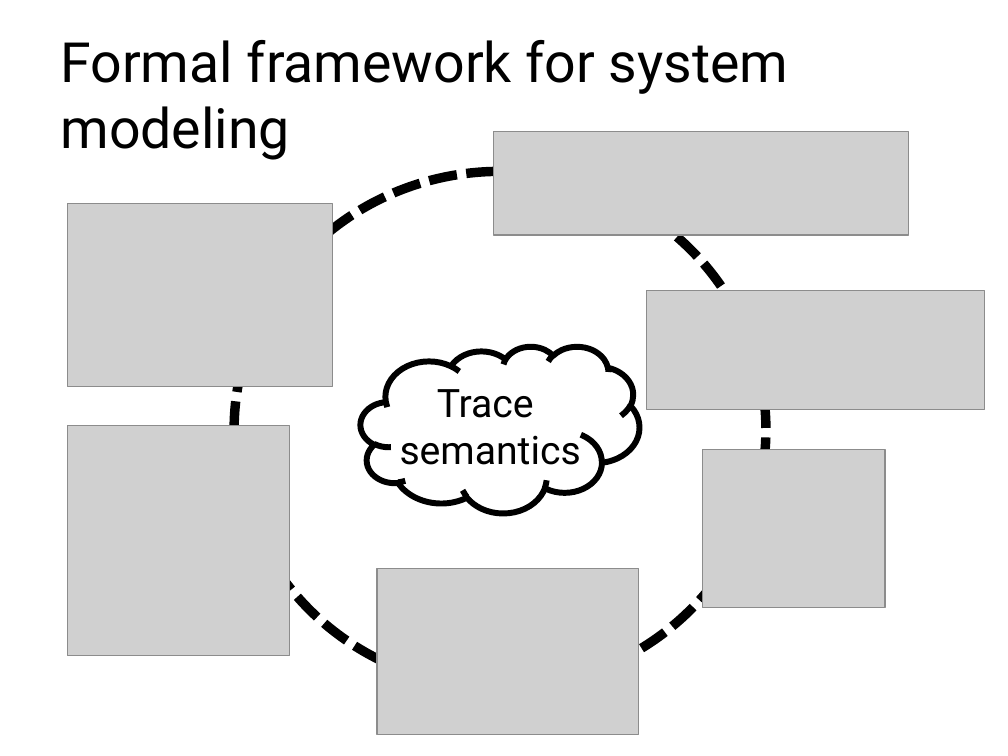
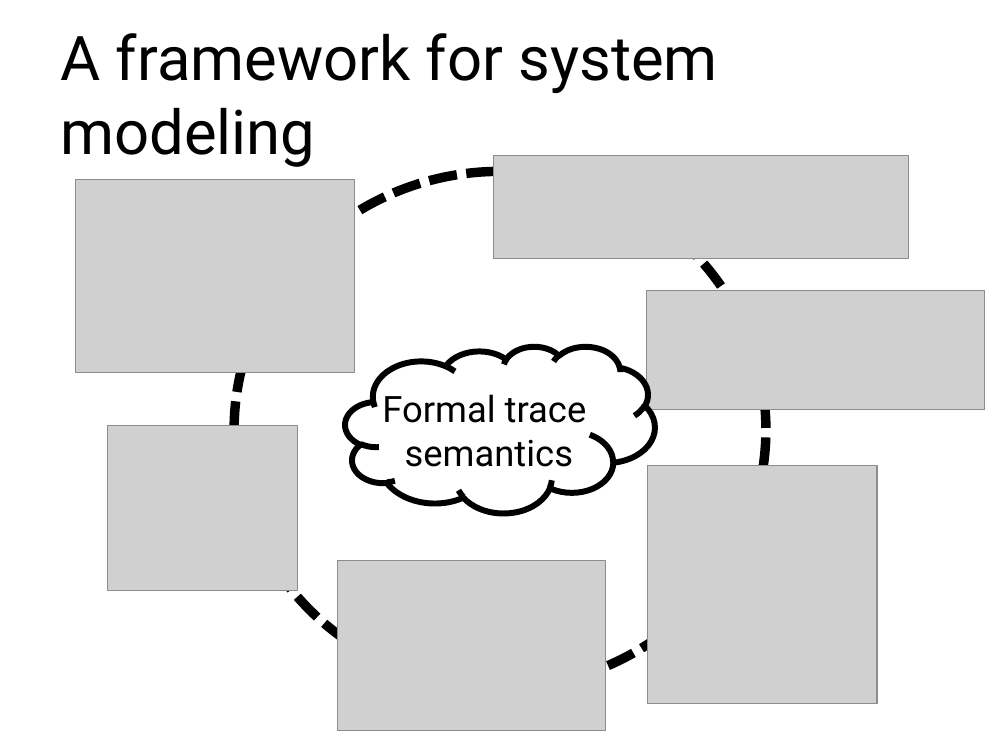
Before and after one commit to blambeau/phd, a slide deck: slide 34 of public-defense/slides.pptx. Drawn at 1008x756 pixels with LibreOffice and Linux fonts; fonts in the diff are those of the drawing; grey boxes stand for pictures. Boxes give left, top, right and bottom in pixels: in the first picture for what was removed or moved away, otherwise in the second. Text is boxed around its words. In the diff, an @@ line names an element or a change of style, - is before the commit and + after.

```diff
--- a/public-defense/slides.pptx
+++ b/public-defense/slides.pptx
@@ title at bbox=[60, 33, 717, 167]: text changed; size 39.6 to 44 pt @@
-Formal framework for system modeling
+A framework for system modeling
@@ picture: place and size @@
-picture at bbox=[68, 204, 333, 387]
+picture at bbox=[76, 179, 355, 372]
@@ picture: place and size @@
-picture at bbox=[493, 132, 908, 235]
+picture at bbox=[493, 156, 908, 259]
@@ cloud "Formal trace semantics": place and size @@
-cloud "Formal trace semantics" at bbox=[361, 347, 640, 513]
+cloud "Formal trace semantics" at bbox=[346, 347, 655, 513]
@@ text in cloud at bbox=[382, 394, 587, 467]: text changed; size 28 to 26 pt @@
-Trace
-semantics
+Formal trace
+semantics
@@ picture: place and size @@
-picture at bbox=[703, 450, 885, 608]
+picture at bbox=[107, 425, 297, 590]
@@ picture: place and size @@
-picture at bbox=[68, 425, 289, 655]
+picture at bbox=[647, 466, 877, 704]
@@ picture: place and size @@
-picture at bbox=[377, 569, 639, 735]
+picture at bbox=[338, 560, 606, 730]
```
Also in this commit, not shown: 3 other slides changed, 1 slide added.
